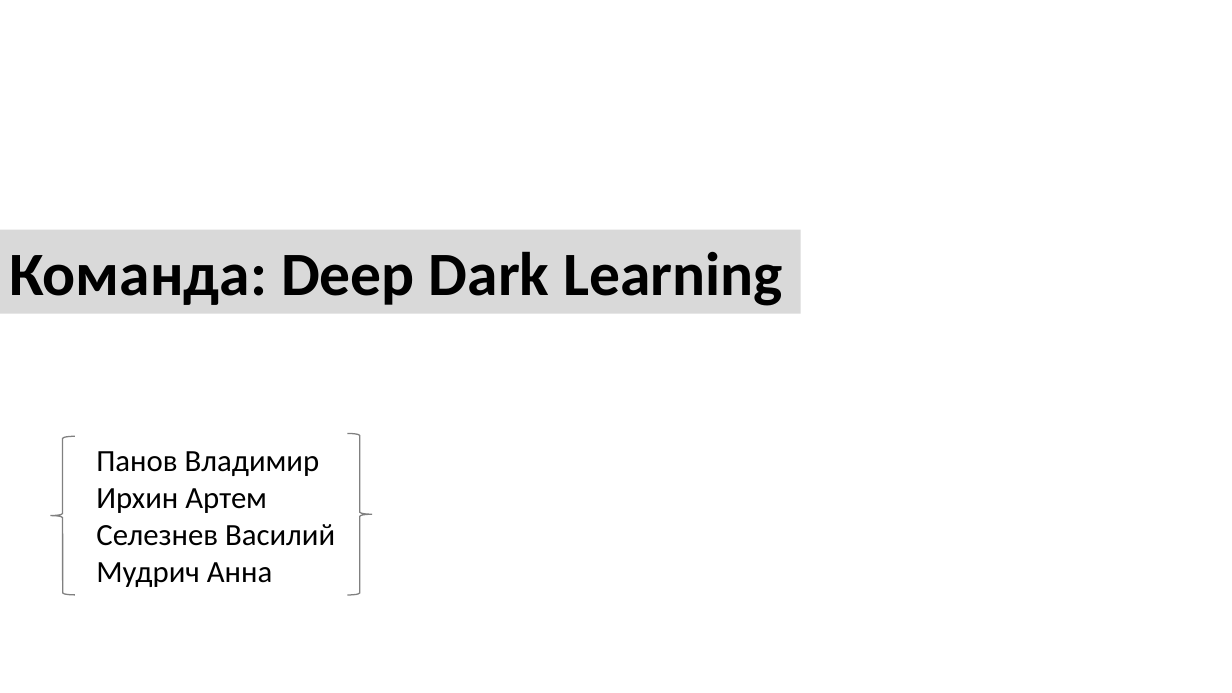
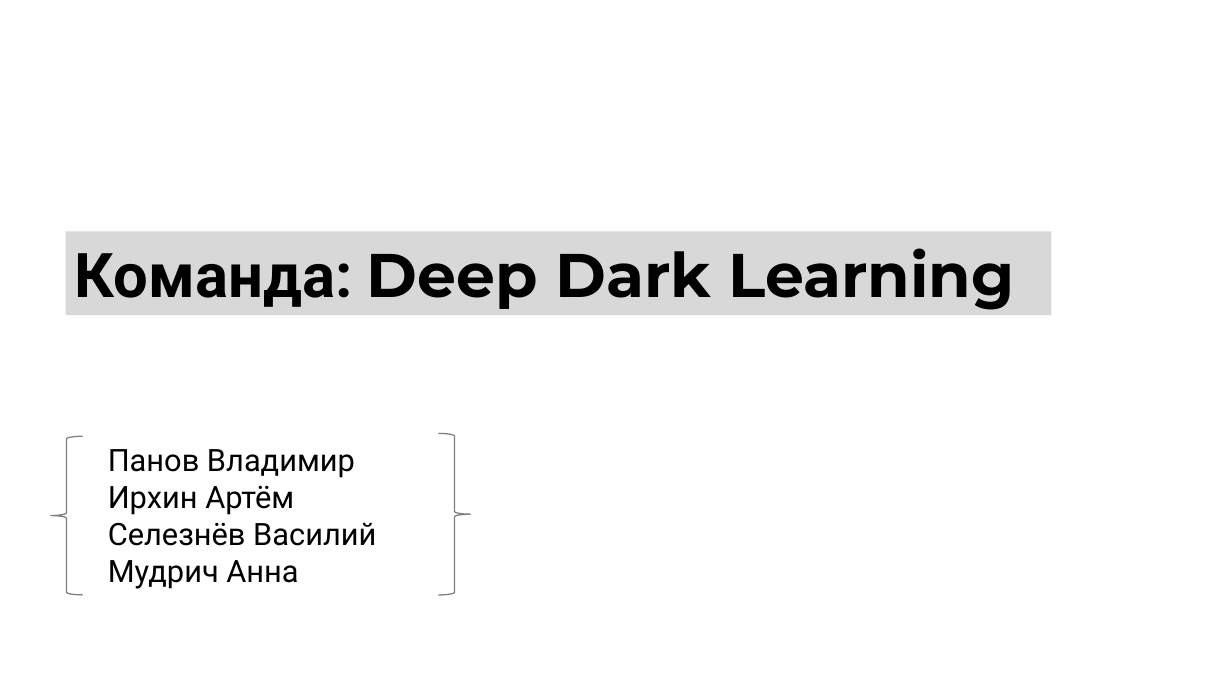
Before and after one commit to CleverShovel/iprofihack-clever, a slide deck: slide 1 of Преза.pptx. Drawn at 1232x693 pixels with LibreOffice and Linux fonts; fonts in the diff are those of the drawing. Boxes give left, top, right and bottom in pixels: in the first picture for what was removed or moved away, otherwise in the second. Text is boxed around its words. In the diff, an @@ line names an element or a change of style, - is before the commit and + after.

Commit message:
presentation change

```diff
--- a/Преза.pptx
+++ b/Преза.pptx
@@ rectangle "Команда: Deep Dark Learning": place and size @@
-rectangle "Команда: Deep Dark Learning" at (0,230,800,314)
+rectangle "Команда: Deep Dark Learning" at (66,231,1052,315)
@@ rectangle "Команда: Deep Dark Learning" at (66,231,1052,315): font Calibri to Roboto in "Команда:"; font Calibri to Montserrat in "Deep Dark Learning"; fill #D9D9D9 to #D8D8D8 @@
@@ left brace: place and size @@
-left brace at (50,436,75,595)
+left brace at (50,436,82,595)
@@ left brace at (50,436,82,595): outline #808080 1 pt to #7F7F7F 1 pt; proportions changed @@
@@ text "Панов Владимир": place and size @@
-text "Панов Владимир" at (96,451,335,587)
+text "Панов Владимир" at (108,449,376,589)
@@ text at (108,449,355,589): font Calibri to Roboto in "Панов Владимир", "Мудрич Анна" @@
@@ left brace at (438,433,470,595): outline #808080 1 pt to #7F7F7F 1 pt; proportions changed @@
@@ left brace: place and size @@
-left brace at (348,433,372,595)
+left brace at (438,433,470,595)
@@ text at (108,485,376,546): text changed; font Calibri to Roboto @@
-Ирхин Артем
-Селезнев Василий
+Ирхин Артём
+Селезнёв Василий
```
Also in this commit, not shown: 4 other slides changed, 5 slides added.
